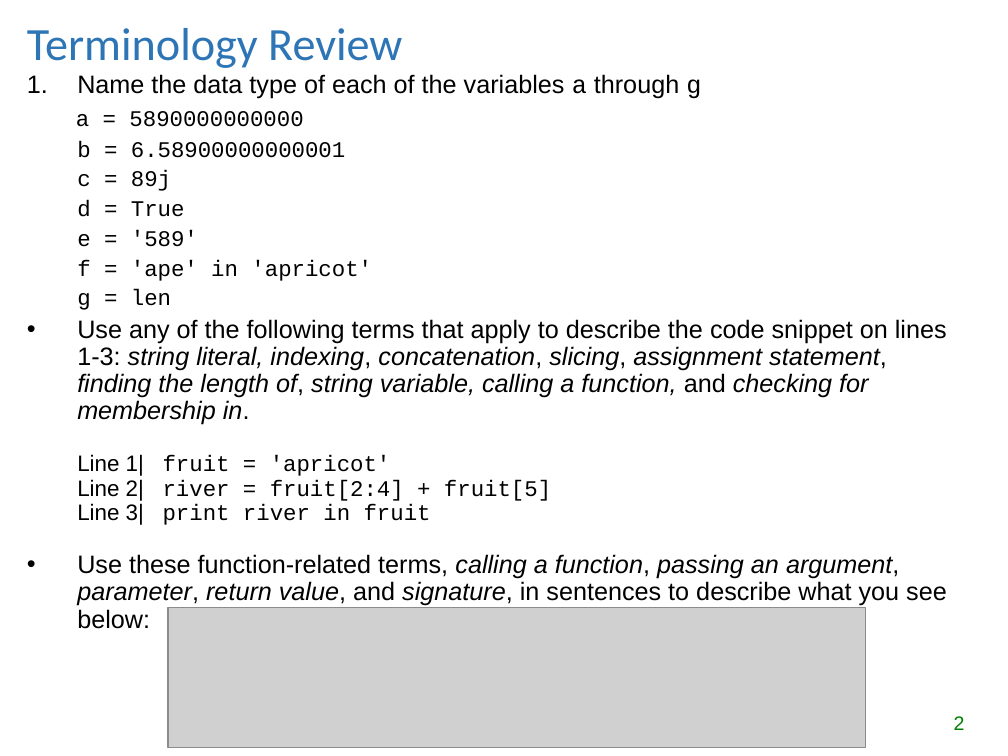
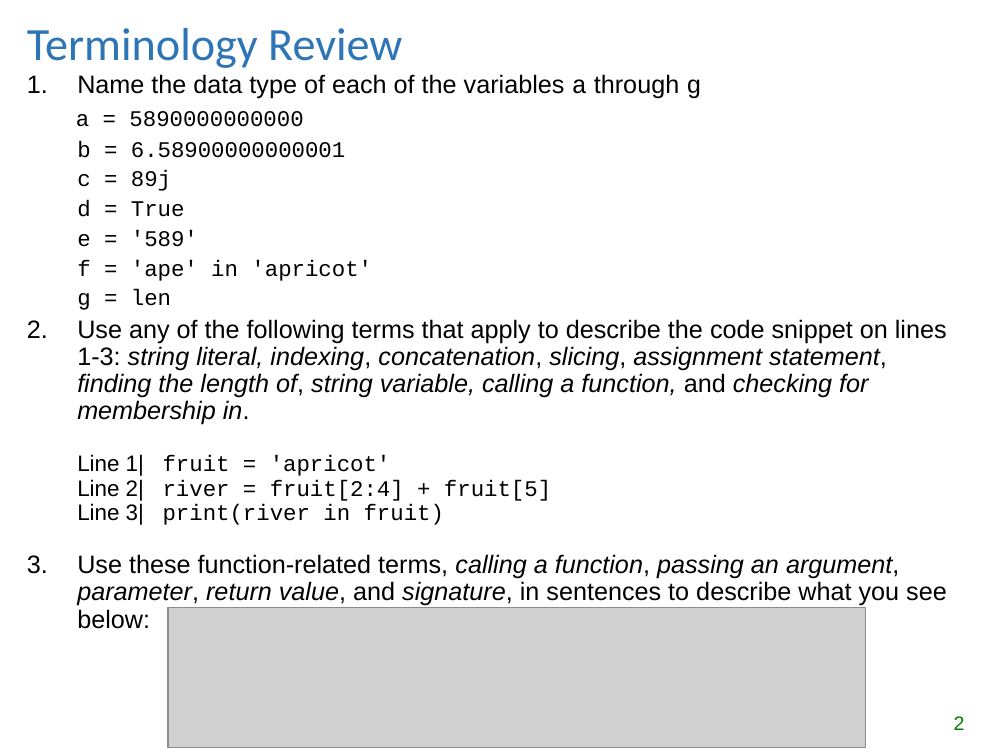
Before and after one commit to lgtateos/gis540, a slide deck: slide 2 of slides/lists_and_tuples.ppt. Drawn at 1008x756 pixels with LibreOffice and Linux fonts; fonts in the diff are those of the drawing; grey boxes stand for pictures. Boxes give left, top, right and bottom in pixels: in the first picture for what was removed or moved away, otherwise in the second. Text is boxed around its words. In the diff, an @@ line names an element or a change of style, - is before the commit and + after.

```diff
--- a/slides/lists_and_tuples.ppt
+++ b/slides/lists_and_tuples.ppt
@@ text at box(77, 319, 947, 525): text changed @@
-• Use any of the following terms that apply to describe the code snippet on lines 1-3: string literal, indexing, concatenation, slicing, assignment statement, finding the length of, string variable, calling a function, and checking for membership in.
-  Line 1| fruit = 'apricot'
-  Line 2| river = fruit[2:4] + fruit[5]
-  Line 3| print river in fruit
+2. Use any of the following terms that apply to describe the code snippet on lines 1-3: string literal, indexing, concatenation, slicing, assignment statement, finding the length of, string variable, calling a function, and checking for membership in.
+   Line 1| fruit = 'apricot'
+   Line 2| river = fruit[2:4] + fruit[5]
+   Line 3| print(river in fruit)
```
Also in this commit, not shown: 5 other slides changed.
